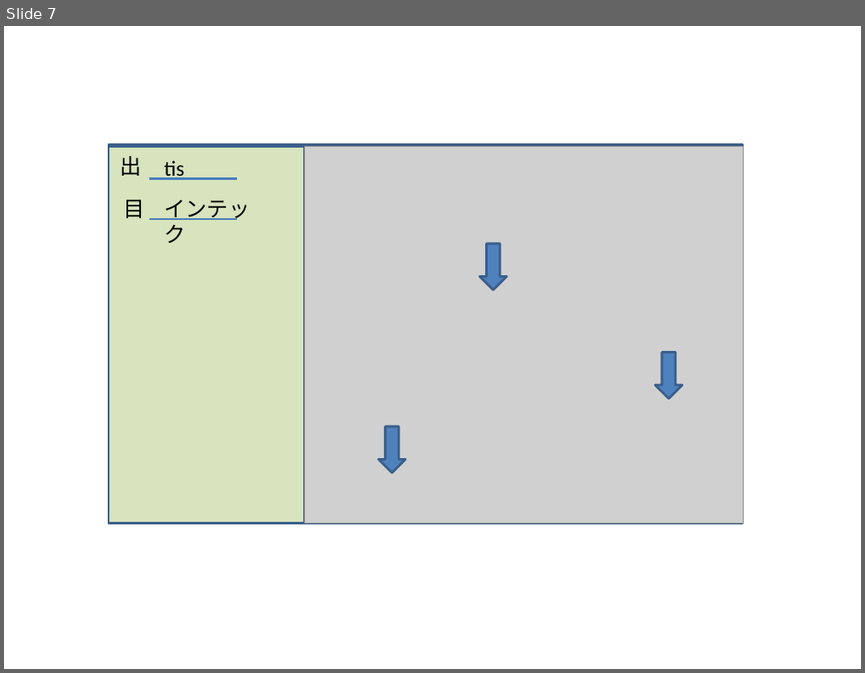
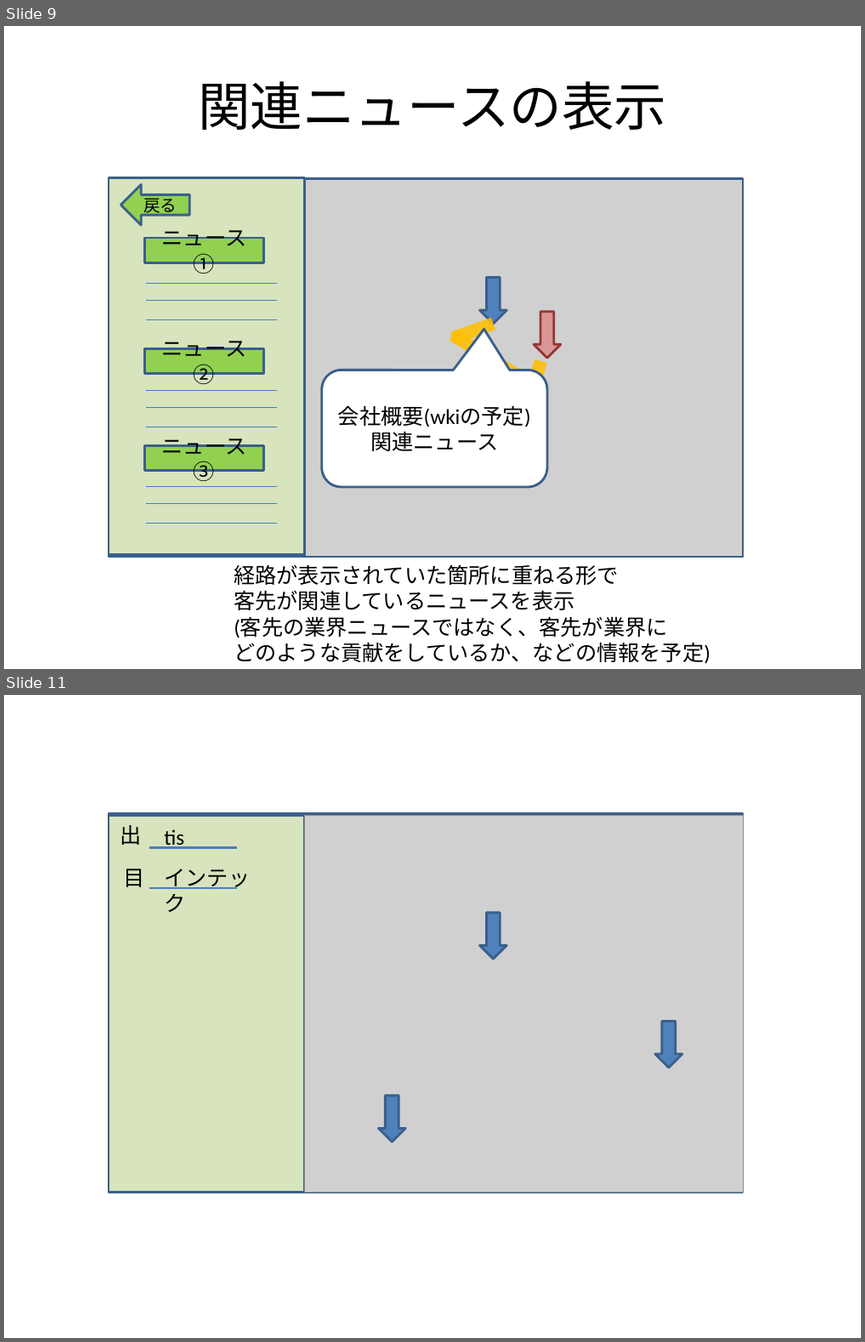
Before and after one commit to kawasaki-kk/kerotan, a slide deck: window.pptx. Shown one above the other, each under a label of ours: slide 7 before the commit, slides 9 and 11 after it; the slides between them are not shown. The pictures are 865x673 and 865x1342 pixels, drawn with LibreOffice and Linux fonts; fonts in the diff are those of the drawing; grey boxes stand for pictures. Boxes give left, top, right and bottom in pixels: in the first picture for what was removed or moved away, otherwise in the second. Text is boxed around its words. In the diff, an @@ line names an element or a change of style, - is before the commit and + after.

```diff
--- a/window.pptx
+++ b/window.pptx
@@ slide 9 added at [4, 26, 861, 669], background #FFFFFF @@
@@ title added at [198, 81, 666, 130], 44 pt, text #000000 @@
+関連ニュースの表示
@@ rectangle added at [109, 178, 743, 556], outline #3A5F8C 2 pt @@
@@ rectangle added at [109, 177, 304, 555], fill #D7E4BD, outline #3A5F8C 2 pt @@
@@ rectangle added at [109, 179, 304, 556], fill #D7E4BD, outline #3A5F8C 2 pt @@
@@ left arrow added at [120, 184, 189, 225], fill #92D050, outline #3A5F8C 2 pt, 14 pt, text #000000 @@
+戻る
@@ picture added at [304, 179, 743, 556] @@
@@ rectangle added at [144, 238, 263, 262], fill #92D050, outline #3A5F8C 2 pt, 18 pt, text #000000 @@
+ニュース①
@@ down arrow added at [479, 277, 506, 324], fill #4F81BD, outline #3A5F8C 2 pt @@
@@ line added from (145, 283) to (278, 283), #4B7EBC 0.75 pt @@
@@ line added from (145, 301) to (278, 301), #4B7EBC 0.75 pt @@
@@ line added from (145, 320) to (278, 320), #4B7EBC 0.75 pt @@
@@ line added from (494, 324) to (453, 338), #FFC000 10.75 pt @@
@@ line added from (494, 324) to (453, 338), #FFC000 10.75 pt @@
@@ down arrow added at [534, 312, 560, 358], fill #D99694, outline #953735 2 pt @@
@@ rectangle added at [144, 348, 263, 373], fill #92D050, outline #3A5F8C 2 pt, 18 pt, text #000000 @@
+ニュース②
@@ line added from (453, 335) to (537, 387), #FFC000 10.75 pt @@
@@ line added from (453, 335) to (537, 387), #FFC000 10.75 pt @@
@@ rounded speech box added at [322, 369, 547, 486], fill #FFFFFF, outline #3A5F8C 2 pt, 18 pt, text #000000 @@
+会社概要(wkiの予定)
+関連ニュース
@@ line added from (540, 361) to (534, 387), #FFC000 10.75 pt @@
@@ line added from (540, 361) to (534, 387), #FFC000 10.75 pt @@
@@ line added from (145, 390) to (278, 390), #4B7EBC 0.75 pt @@
@@ line added from (145, 408) to (278, 408), #4B7EBC 0.75 pt @@
@@ line added from (145, 427) to (278, 427), #4B7EBC 0.75 pt @@
@@ rectangle added at [144, 445, 263, 470], fill #92D050, outline #3A5F8C 2 pt, 18 pt, text #000000 @@
+ニュース③
@@ line added from (145, 486) to (278, 486), #4B7EBC 0.75 pt @@
@@ line added from (145, 503) to (278, 503), #4B7EBC 0.75 pt @@
@@ line added from (145, 523) to (278, 523), #4B7EBC 0.75 pt @@
@@ text added at [234, 564, 710, 664], 18 pt, text #000000 @@
+経路が表示されていた箇所に重ねる形で
+客先が関連しているニュースを表示
+(客先の業界ニュースではなく、客先が業界に
+どのような貢献をしているか、などの情報を予定)
@@ what was slide 7 is now slide 11 @@
```
Also in this commit, not shown: 4 slides changed, 5 other slides added, 1 slide removed.
